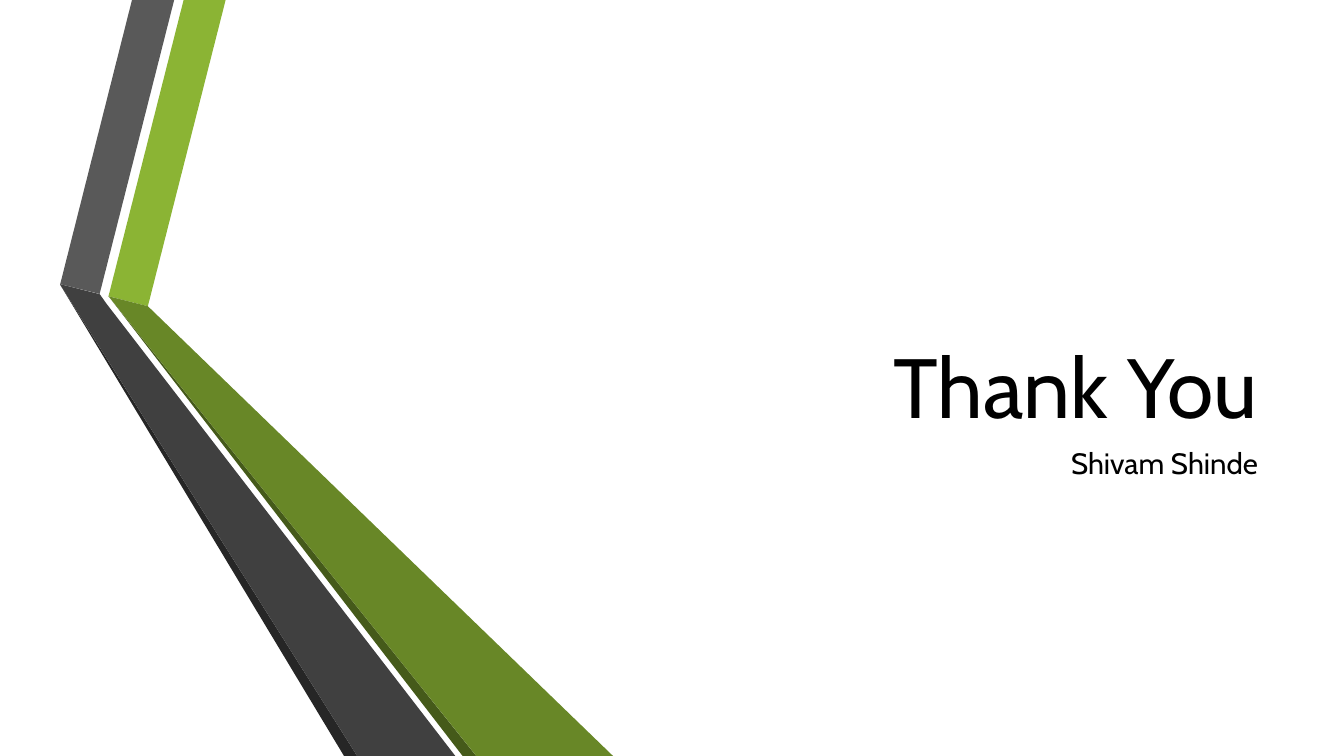
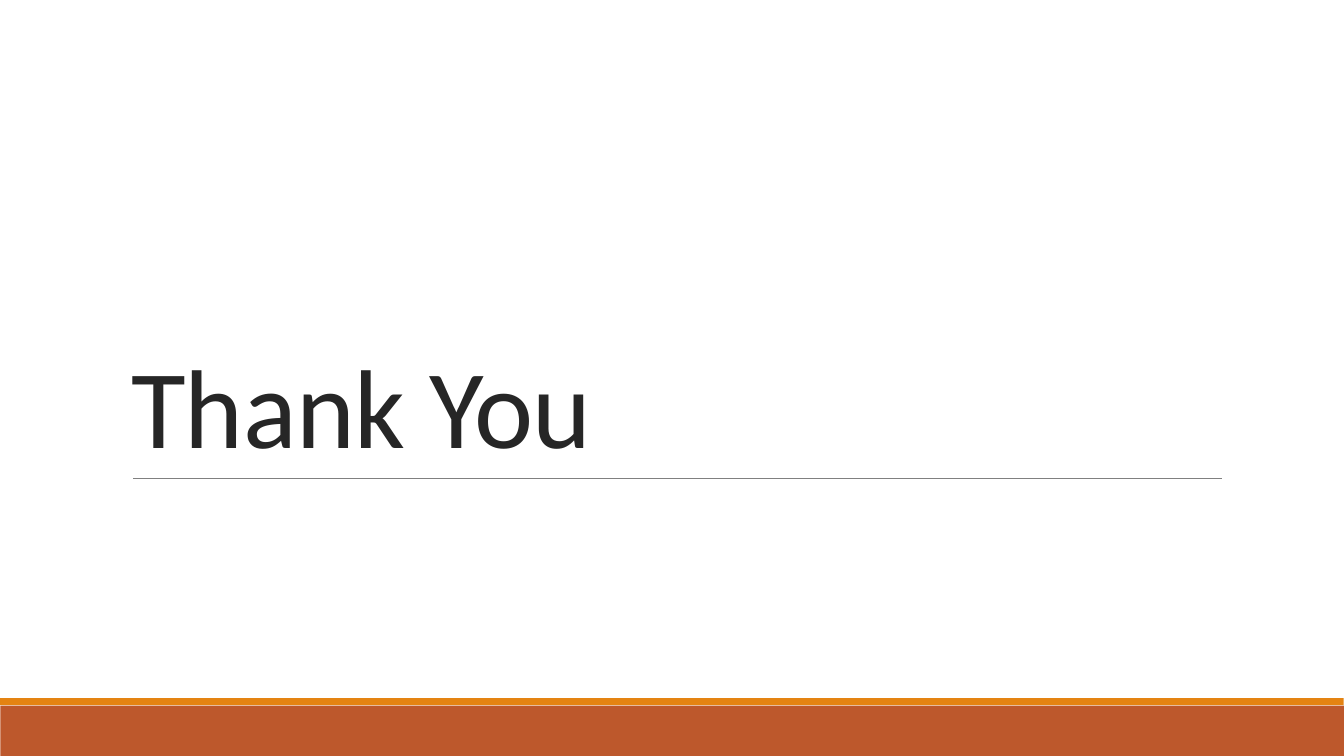
Before and after one commit to spyder123/Thyroid_Disease_Detection, a slide deck: slide 15 of docs/Detail Project Report (DPR).pptx. Drawn at 1344x756 pixels with LibreOffice and Linux fonts; fonts in the diff are those of the drawing; background and template pictures are left out. Boxes give left, top, right and bottom in pixels: in the first picture for what was removed or moved away, otherwise in the second. Text is boxed around its words. In the diff, an @@ line names an element or a change of style, - is before the commit and + after.

```diff
--- a/docs/Detail Project Report (DPR).pptx
+++ b/docs/Detail Project Report (DPR).pptx
@@ title "Thank You": place and size @@
-title "Thank You" at bbox=[894, 355, 1258, 419]
+title "Thank You" at bbox=[131, 370, 592, 449]
@@ title "Thank You" at bbox=[131, 370, 592, 449]: size 60 to 80 pt, font Cabin to Calibri, text colour #000000 to #262626, letter spacing 0 to -0.5 pt; alignment right to left; line spacing 1 to 0.85 @@
@@ group removed at bbox=[60, 0, 614, 756]: 6 freeform shapes @@
@@ line added from (133, 479) to (1222, 479), #808080 0.5 pt @@
@@ subtitle removed at bbox=[1071, 452, 1258, 475] @@
-Shivam Shinde
@@ rectangle added at bbox=[0, 706, 1344, 756], fill #BD582C @@
@@ rectangle added at bbox=[0, 699, 1344, 706], fill #E48312 @@
```
Also in this commit, not shown: 14 other slides changed, 3 other files.
